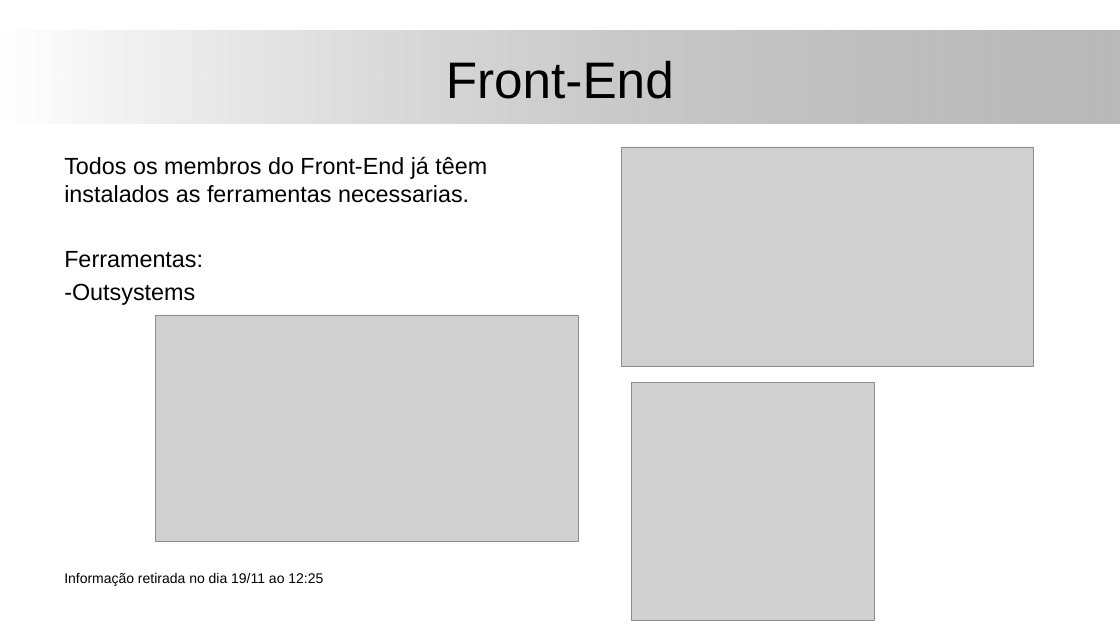
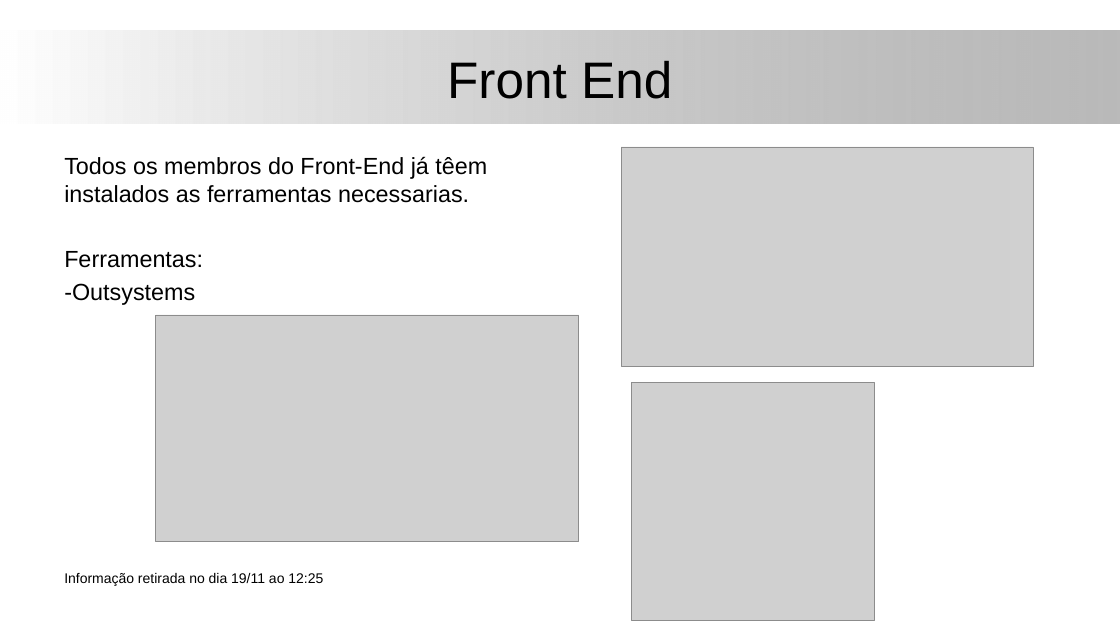
Before and after one commit to Zharlock/K-D, a slide deck: slide 6 of documents/Apresentação_22_11.pptx. Drawn at 1120x630 pixels with LibreOffice and Linux fonts; fonts in the diff are those of the drawing; grey boxes stand for pictures; background and template pictures are left out. Boxes give left, top, right and bottom in pixels: in the first picture for what was removed or moved away, otherwise in the second. Text is boxed around its words. In the diff, an @@ line names an element or a change of style, - is before the commit and + after.

```diff
--- a/documents/Apresentação_22_11.pptx
+++ b/documents/Apresentação_22_11.pptx
@@ title at [447,61,672,99]: text changed @@
-Front-End
+Front End
```
Also in this commit, not shown: 1 other slide changed.
